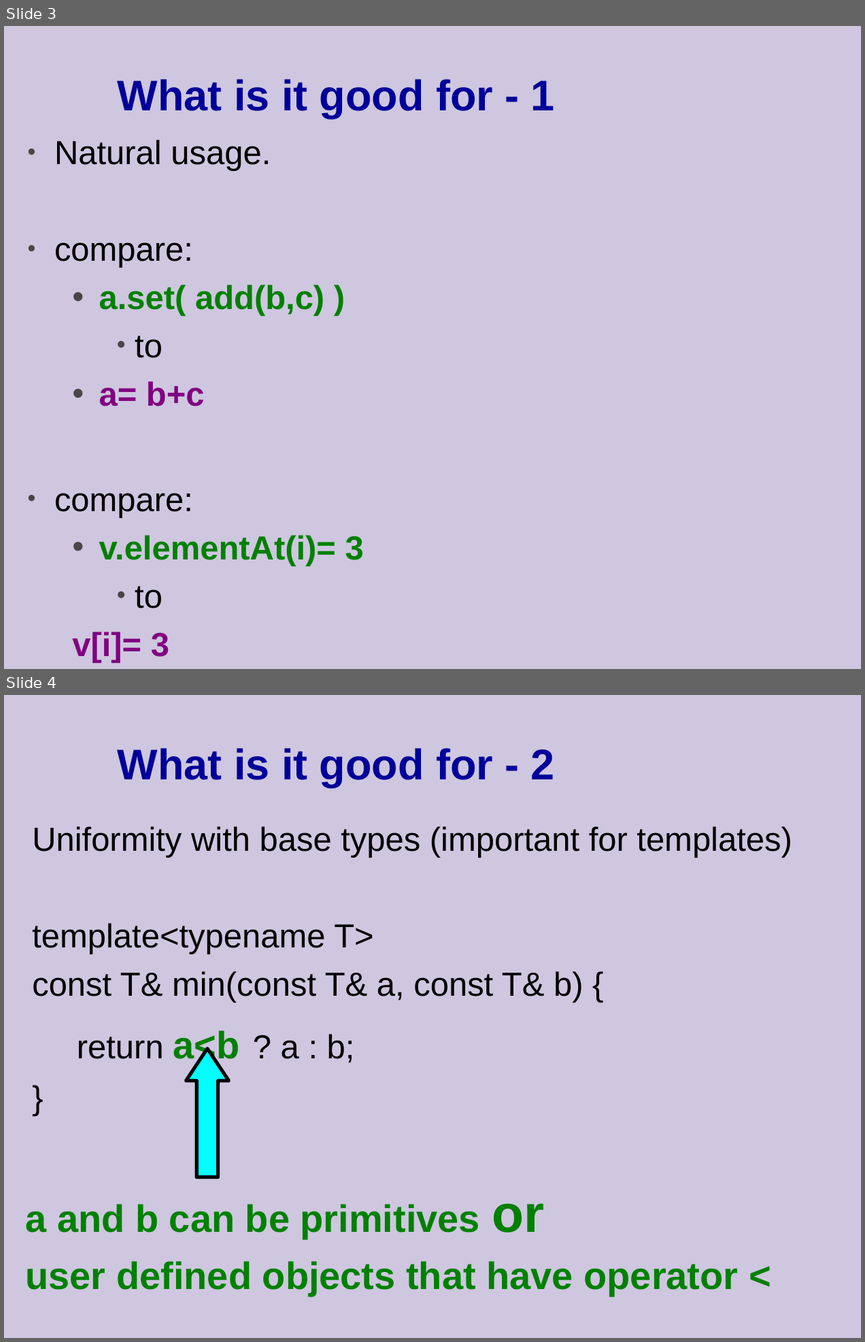
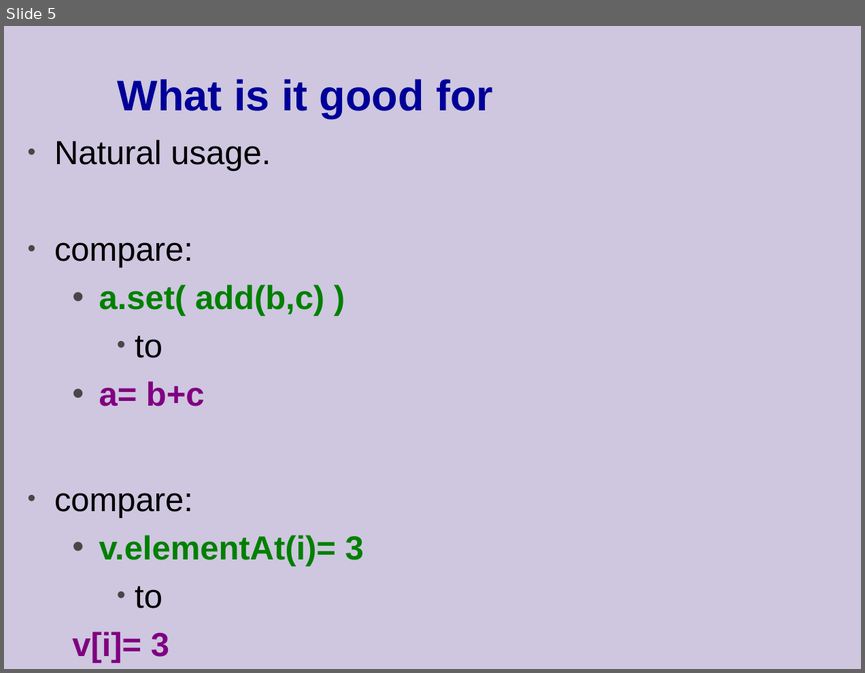
Before and after one commit to cpp-at-ariel/cpp-5779, a slide deck: 04-const-friend-operators/slides-2-operators.odp. Shown one above the other, each under a label of ours: slides 3 and 4 before the commit, slide 5 after it. The pictures are 865x1342 and 865x673 pixels, drawn with LibreOffice and Linux fonts; fonts in the diff are those of the drawing. Boxes give left, top, right and bottom in pixels: in the first picture for what was removed or moved away, otherwise in the second. Text is boxed around its words. In the diff, an @@ line names an element or a change of style, - is before the commit and + after.

```diff
--- a/04-const-friend-operators/slides-2-operators.odp
+++ b/04-const-friend-operators/slides-2-operators.odp
@@ slide 4 removed at box(4, 695, 861, 1338), background #CEC7DF @@
@@ title removed at box(118, 748, 555, 787) @@
-What is it good for - 2
@@ text removed at box(32, 826, 791, 1066) @@
-Uniformity with base types (important for templates)
-template<typename T>
-const T& min(const T& a, const T& b) {
-return a<b ? a : b;
-}
@@ freeform shape removed at box(186, 1048, 228, 1176) @@
@@ text removed at box(26, 1203, 738, 1296) @@
-a and b can be primitives or
-user defined objects that have operator <
@@ what was slide 3 is now slide 5 @@
@@ slide 5 changed as well @@
@@ title at box(118, 79, 493, 118): text changed @@
-What is it good for - 1
+What is it good for
```
Also in this commit, not shown: 6 other slides changed, 2 slides added, 2 other slides removed, 11 other files.
